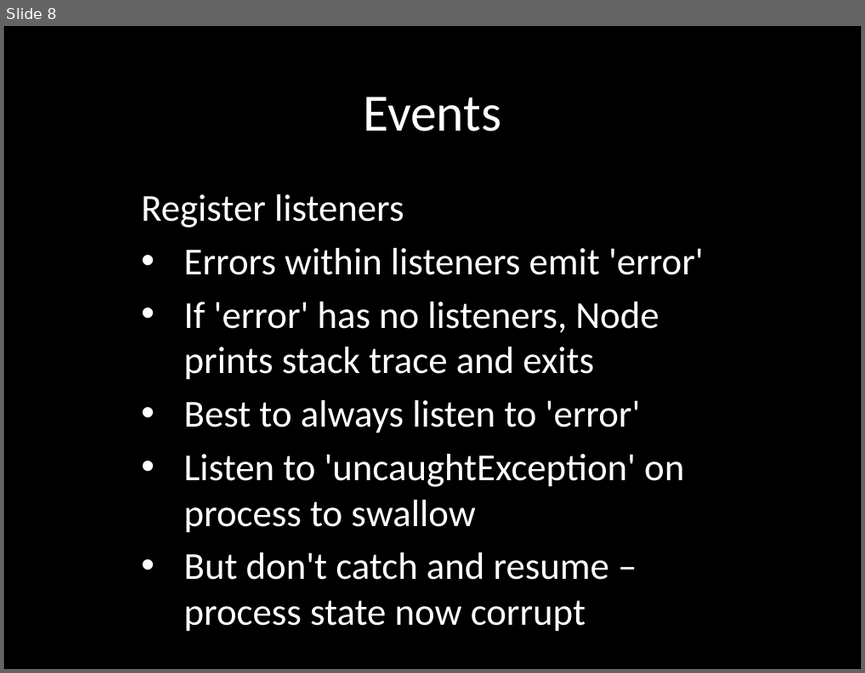
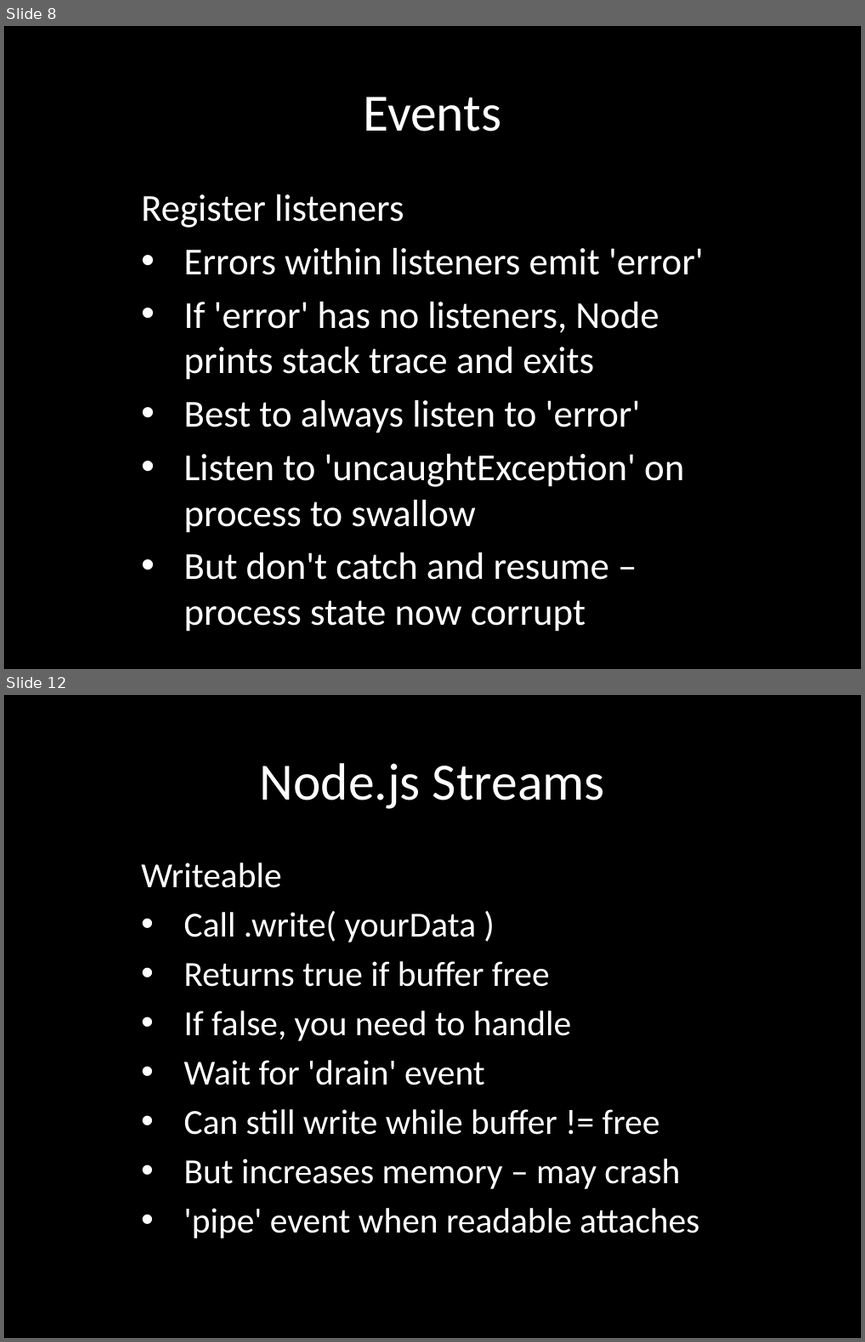
Before and after one commit to eliasjames/training-node, a slide deck: slides/Node Slides Day 2.pptx. Shown one above the other, each under a label of ours: slide 8 before the commit, slides 8 and 12 after it; the slides between them are not shown. The pictures are 865x673 and 865x1342 pixels, drawn with LibreOffice and Linux fonts; fonts in the diff are those of the drawing. Boxes give left, top, right and bottom in pixels: in the first picture for what was removed or moved away, otherwise in the second. Text is boxed around its words. In the diff, an @@ line names an element or a change of style, - is before the commit and + after.

Commit message:
Day 2 slides: events, streams, process

```diff
--- a/slides/Node Slides Day 2.pptx
+++ b/slides/Node Slides Day 2.pptx
@@ slide 12 added at [4, 695, 861, 1338], background #000000 @@
@@ title added at [259, 763, 605, 809], 44 pt, text #FFFFFF @@
+Node.js Streams
@@ subtitle added at [141, 862, 699, 1238], 29.6 pt, text #FFFFFF @@
+Writeable
+• Call .write( yourData )
+• Returns true if buffer free
+• If false, you need to handle
+• Wait for 'drain' event
+• Can still write while buffer != free
+• But increases memory – may crash
+• 'pipe' event when readable attaches
```
Also in this commit, not shown: 14 other slides added.
